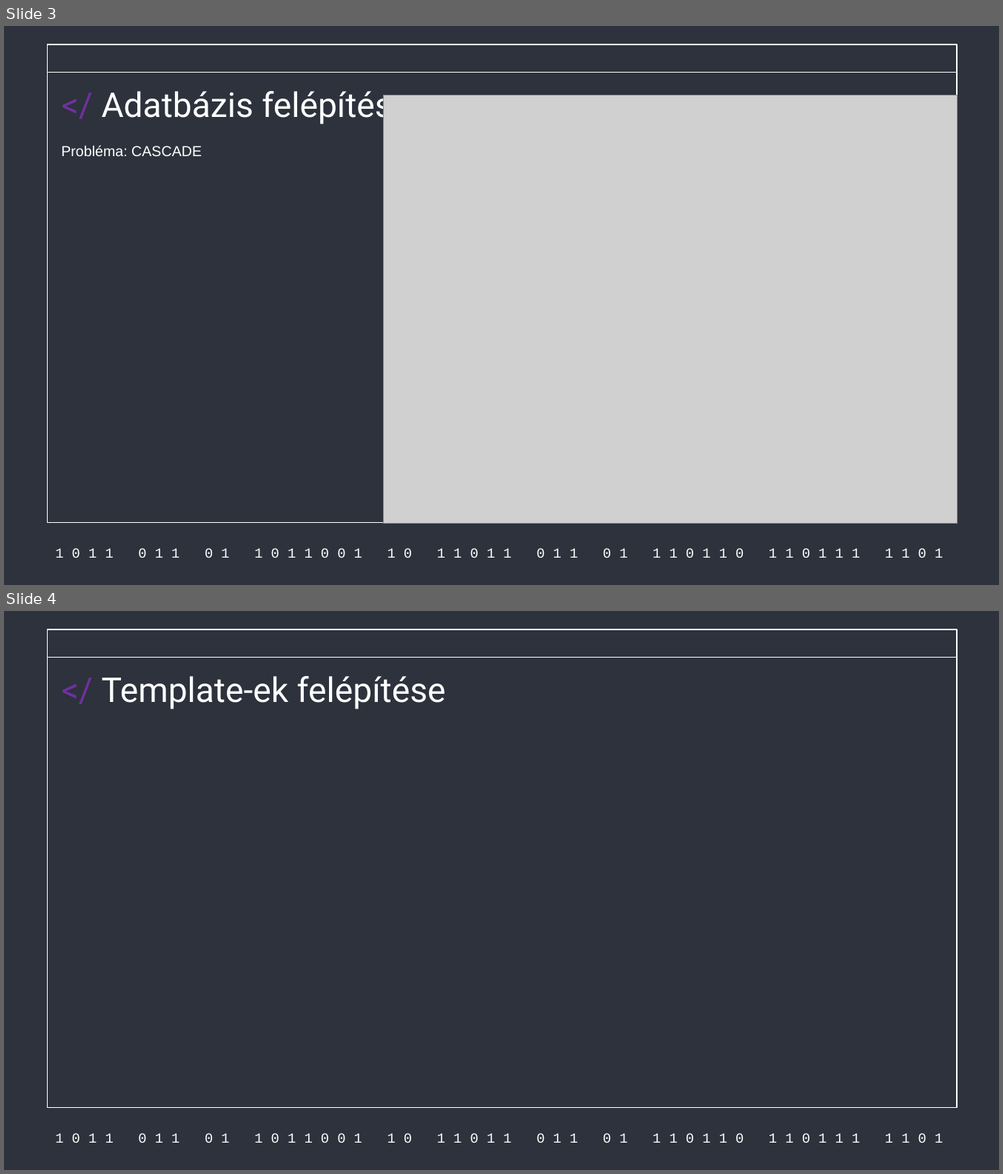
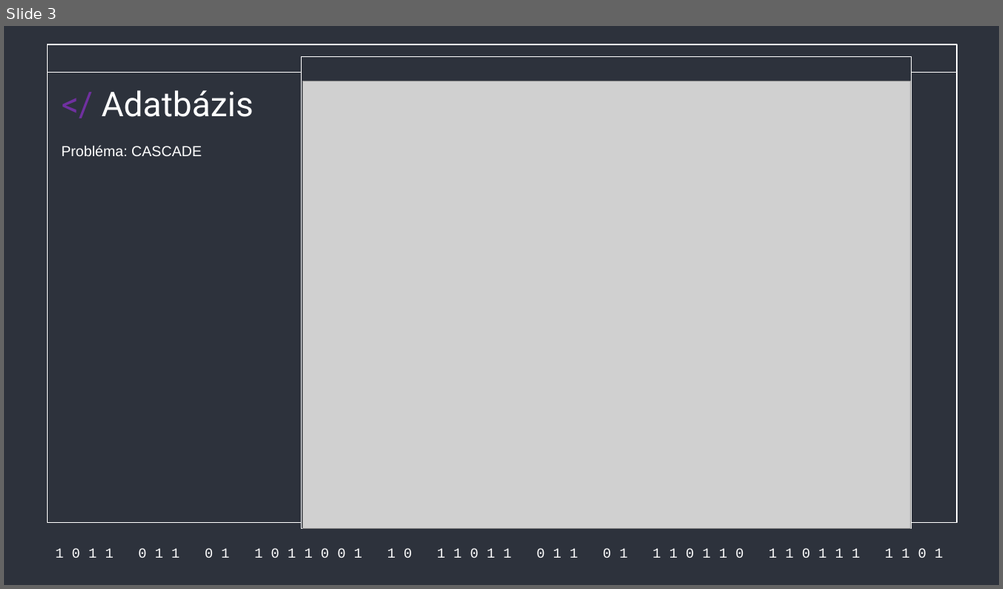
Before and after one commit to Acsilaa/dusza2024-25, a slide deck: gál része.pptx. Shown one above the other, each under a label of ours: slides 3 and 4 before the commit, slide 3 after it. The pictures are 1003x1174 and 1003x589 pixels, drawn with LibreOffice and Linux fonts; fonts in the diff are those of the drawing; grey boxes stand for pictures. Boxes give left, top, right and bottom in pixels: in the first picture for what was removed or moved away, otherwise in the second. Text is boxed around its words. In the diff, an @@ line names an element or a change of style, - is before the commit and + after.

```diff
--- a/gál része.pptx
+++ b/gál része.pptx
@@ slide 4 removed at [4, 611, 999, 1170], background #2D323C; not listed: 3 template elements that a slide beside it also shows @@
@@ title removed at [102, 676, 446, 709] @@
-</ Template-ek felépítése
@@ slide 3 changed as well @@
@@ rectangle added at [301, 56, 910, 529], fill #2D323C, outline #FFFFFF 1 pt @@
@@ title at [102, 90, 253, 117]: text changed @@
-</ Adatbázis felépítése
+</ Adatbázis
@@ picture: place and size @@
-picture at [384, 96, 958, 525]
+picture at [303, 82, 910, 529]
```
Also in this commit, not shown: 3 other slides changed, 4 slides added, 2 other slides removed.
